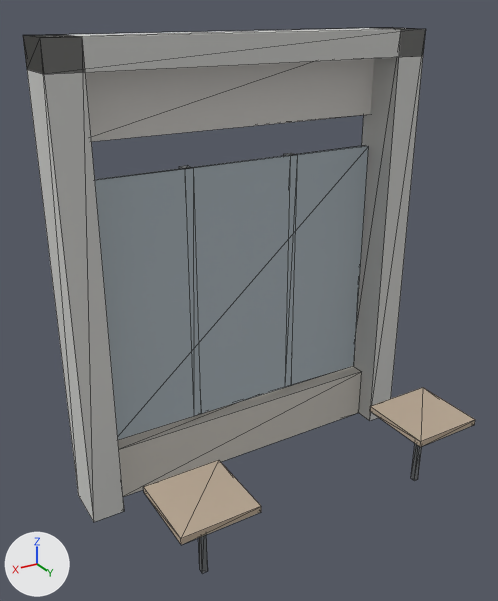
One commit to the glTF model public/models/facade/ground_cafe.lod1.glb: the scene before it, then after it.
One viewpoint serves both versions: a camera (50 mm lens) standing at (3.18, 5.55, 4.41) and looking at (0.3, 0.75, 2.02). The lights are fixed; the arrows at lower left show +X, +Y and +Z. The older version comes first. Mesh edges are drawn as thin lines. Where no turn or scale is listed for an object, it has been applied to the vertices. Vertices at exactly the same position are counted once.

Script lines for the objects in view, before the commit:
```python
mat_concrete_cast = principled_material('concrete_cast')
mat_concrete_cast.base_color = (0.62, 0.62, 0.6)  # light grey #cececb
mat_concrete_cast.roughness = 0.85
mat_glass_shop = principled_material('glass_shop')
mat_glass_shop.base_color = (0.4, 0.46, 0.5)  # grey #aab5bc
mat_glass_shop.roughness = 0.85
mat_metal_painted = principled_material('metal_painted')
mat_metal_painted.base_color = (0.38, 0.4, 0.42)  # grey #a6aaad
mat_metal_painted.metallic = 1.0
mat_metal_painted.roughness = 0.4
mat_plastic_signage = principled_material('plastic_signage')
mat_plastic_signage.base_color = (0.65, 0.63, 0.6)  # light grey #d3d0cb
mat_plastic_signage.roughness = 0.85
mat_timber_bare = principled_material('timber_bare')
mat_timber_bare.base_color = (0.5, 0.4, 0.3)  # beige #bcaa95
mat_timber_bare.roughness = 0.85
mat_timber_painted = principled_material('timber_painted')
mat_timber_painted.base_color = (0.58, 0.55, 0.5)  # light grey #c8c4bc
mat_timber_painted.roughness = 0.85
me_facade_ground_cafe = bpy.data.meshes.new('facade_ground_cafe')
me_facade_ground_cafe.from_pydata(...)  # 92 vertices, 144 faces; spans x -1.8..1.8, y -0.95..0.95, z -2.1..2.1
# faces by material slot: [36, 12, 12, 48, 12, 24]
me_facade_ground_cafe.materials.append(mat_concrete_cast)  # light grey #cececb
me_facade_ground_cafe.materials.append(mat_timber_painted)  # light grey #c8c4bc
me_facade_ground_cafe.materials.append(mat_glass_shop)  # grey #aab5bc
me_facade_ground_cafe.materials.append(mat_metal_painted)  # grey #a6aaad
me_facade_ground_cafe.materials.append(mat_plastic_signage)  # light grey #d3d0cb
me_facade_ground_cafe.materials.append(mat_timber_bare)  # beige #bcaa95
ob_facade_ground_cafe = bpy.data.objects.new('facade_ground_cafe', me_facade_ground_cafe)
ob_facade_ground_cafe.location = (0.0, 0.895, 2.1)
```
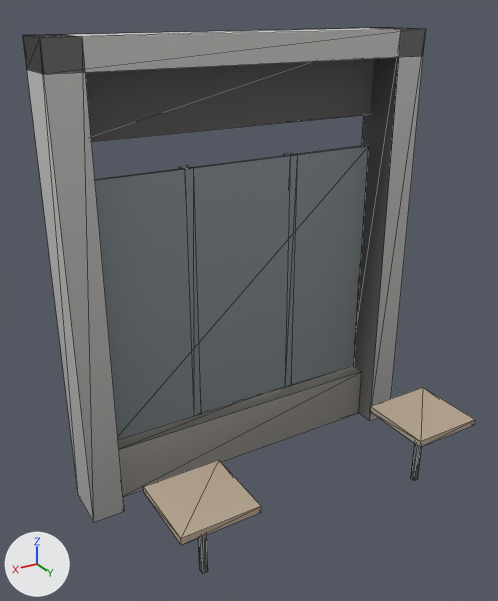
Patch to the scene script:
```diff
--- a/public/models/facade/ground_cafe.lod1.glb.py
+++ b/public/models/facade/ground_cafe.lod1.glb.py
@@ mat_concrete_cast @@
 n0 = _N.new('ShaderNodeBsdfPrincipled'); n0.name = 'Principled BSDF'
-n0.inputs[0].default_value = (0.62, 0.62, 0.6, 1.0)  # 'Base Color', light grey #cececb
 n0.inputs[2].default_value = 0.85  # 'Roughness'
 n1 = _N.new('ShaderNodeOutputMaterial'); n1.name = 'Material Output'
+n2 = _N.new('ShaderNodeMix'); n2.name = 'Mix'
+n2.data_type = 'RGBA'
+n2.blend_type = 'MULTIPLY'
+n2.inputs[0].default_value = 1.0  # 'Factor'
+n2.inputs[7].default_value = (0.62, 0.62, 0.6, 1.0)  # 'B', light grey #cececb
+n3 = _N.new('ShaderNodeVertexColor'); n3.name = 'Color Attribute'
 _L.new(n0.outputs[0], n1.inputs[0])  # 'BSDF' to 'Surface'
+_L.new(n2.outputs[2], n0.inputs[0])  # 'Result' to 'Base Color'
+_L.new(n3.outputs[0], n2.inputs[6])  # 'Color' to 'A'
@@ mat_timber_painted @@
 n0 = _N.new('ShaderNodeBsdfPrincipled'); n0.name = 'Principled BSDF'
-n0.inputs[0].default_value = (0.58, 0.55, 0.5, 1.0)  # 'Base Color', light grey #c8c4bc
 n0.inputs[2].default_value = 0.85  # 'Roughness'
 n1 = _N.new('ShaderNodeOutputMaterial'); n1.name = 'Material Output'
+n2 = _N.new('ShaderNodeMix'); n2.name = 'Mix'
+n2.data_type = 'RGBA'
+n2.blend_type = 'MULTIPLY'
+n2.inputs[0].default_value = 1.0  # 'Factor'
+n2.inputs[7].default_value = (0.58, 0.55, 0.5, 1.0)  # 'B', light grey #c8c4bc
+n3 = _N.new('ShaderNodeVertexColor'); n3.name = 'Color Attribute'
 _L.new(n0.outputs[0], n1.inputs[0])  # 'BSDF' to 'Surface'
+_L.new(n2.outputs[2], n0.inputs[0])  # 'Result' to 'Base Color'
+_L.new(n3.outputs[0], n2.inputs[6])  # 'Color' to 'A'
@@ mat_glass_shop @@
 n0 = _N.new('ShaderNodeBsdfPrincipled'); n0.name = 'Principled BSDF'
-n0.inputs[0].default_value = (0.4, 0.46, 0.5, 1.0)  # 'Base Color', grey #aab5bc
 n0.inputs[2].default_value = 0.85  # 'Roughness'
 n1 = _N.new('ShaderNodeOutputMaterial'); n1.name = 'Material Output'
+n2 = _N.new('ShaderNodeMix'); n2.name = 'Mix'
+n2.data_type = 'RGBA'
+n2.blend_type = 'MULTIPLY'
+n2.inputs[0].default_value = 1.0  # 'Factor'
+n2.inputs[7].default_value = (0.4, 0.46, 0.5, 1.0)  # 'B', grey #aab5bc
+n3 = _N.new('ShaderNodeVertexColor'); n3.name = 'Color Attribute'
 _L.new(n0.outputs[0], n1.inputs[0])  # 'BSDF' to 'Surface'
+_L.new(n2.outputs[2], n0.inputs[0])  # 'Result' to 'Base Color'
+_L.new(n3.outputs[0], n2.inputs[6])  # 'Color' to 'A'
@@ mat_metal_painted @@
 n0 = _N.new('ShaderNodeBsdfPrincipled'); n0.name = 'Principled BSDF'
-n0.inputs[0].default_value = (0.38, 0.4, 0.42, 1.0)  # 'Base Color', grey #a6aaad
 n0.inputs[1].default_value = 1.0  # 'Metallic'
@@ mat_metal_painted @@
 n1 = _N.new('ShaderNodeOutputMaterial'); n1.name = 'Material Output'
+n2 = _N.new('ShaderNodeMix'); n2.name = 'Mix'
+n2.data_type = 'RGBA'
+n2.blend_type = 'MULTIPLY'
+n2.inputs[0].default_value = 1.0  # 'Factor'
+n2.inputs[7].default_value = (0.38, 0.4, 0.42, 1.0)  # 'B', grey #a6aaad
+n3 = _N.new('ShaderNodeVertexColor'); n3.name = 'Color Attribute'
 _L.new(n0.outputs[0], n1.inputs[0])  # 'BSDF' to 'Surface'
+_L.new(n2.outputs[2], n0.inputs[0])  # 'Result' to 'Base Color'
+_L.new(n3.outputs[0], n2.inputs[6])  # 'Color' to 'A'
@@ mat_plastic_signage @@
 n0 = _N.new('ShaderNodeBsdfPrincipled'); n0.name = 'Principled BSDF'
-n0.inputs[0].default_value = (0.65, 0.63, 0.6, 1.0)  # 'Base Color', light grey #d3d0cb
 n0.inputs[2].default_value = 0.85  # 'Roughness'
 n1 = _N.new('ShaderNodeOutputMaterial'); n1.name = 'Material Output'
+n2 = _N.new('ShaderNodeMix'); n2.name = 'Mix'
+n2.data_type = 'RGBA'
+n2.blend_type = 'MULTIPLY'
+n2.inputs[0].default_value = 1.0  # 'Factor'
+n2.inputs[7].default_value = (0.65, 0.63, 0.6, 1.0)  # 'B', light grey #d3d0cb
+n3 = _N.new('ShaderNodeVertexColor'); n3.name = 'Color Attribute'
 _L.new(n0.outputs[0], n1.inputs[0])  # 'BSDF' to 'Surface'
+_L.new(n2.outputs[2], n0.inputs[0])  # 'Result' to 'Base Color'
+_L.new(n3.outputs[0], n2.inputs[6])  # 'Color' to 'A'
@@ mat_timber_bare @@
 n0 = _N.new('ShaderNodeBsdfPrincipled'); n0.name = 'Principled BSDF'
-n0.inputs[0].default_value = (0.5, 0.4, 0.3, 1.0)  # 'Base Color', beige #bcaa95
 n0.inputs[2].default_value = 0.85  # 'Roughness'
 n1 = _N.new('ShaderNodeOutputMaterial'); n1.name = 'Material Output'
+n2 = _N.new('ShaderNodeMix'); n2.name = 'Mix'
+n2.data_type = 'RGBA'
+n2.blend_type = 'MULTIPLY'
+n2.inputs[0].default_value = 1.0  # 'Factor'
+n2.inputs[7].default_value = (0.5, 0.4, 0.3, 1.0)  # 'B', beige #bcaa95
+n3 = _N.new('ShaderNodeVertexColor'); n3.name = 'Color Attribute'
 _L.new(n0.outputs[0], n1.inputs[0])  # 'BSDF' to 'Surface'
+_L.new(n2.outputs[2], n0.inputs[0])  # 'Result' to 'Base Color'
+_L.new(n3.outputs[0], n2.inputs[6])  # 'Color' to 'A'
@@ me_facade_ground_cafe @@
 me_facade_ground_cafe.from_pydata(...)  # 92 vertices, 144 faces; spans x -1.8..1.8, y -0.95..0.95, z -2.1..2.1
-me_facade_ground_cafe.vertices[8].co = (1.8, -0.45, 2.1)  # pixel (39, 37)
-me_facade_ground_cafe.vertices[9].co = (1.8, -0.9, 2.1)  # pixel (22, 35)
-me_facade_ground_cafe.vertices[10].co = (1.5, -0.9, -2.1)
-me_facade_ground_cafe.vertices[11].co = (1.8, -0.9, -2.1)  # pixel (78, 495)
-me_facade_ground_cafe.vertices[12].co = (1.5, -0.9, 2.1)  # pixel (62, 34)
-me_facade_ground_cafe.vertices[13].co = (1.8, -0.45, -2.1)  # pixel (93, 522)
-me_facade_ground_cafe.vertices[14].co = (1.5, -0.45, -2.1)  # pixel (124, 511)
-me_facade_ground_cafe.vertices[15].co = (1.5, -0.45, 2.1)  # pixel (82, 36)
+# me_facade_ground_cafe part 1
+me_facade_ground_cafe.vertices[8].co = (1.5, -0.9, -2.1)
+me_facade_ground_cafe.vertices[9].co = (1.8, -0.9, -2.1)  # pixel (78, 495)
+me_facade_ground_cafe.vertices[10].co = (1.8, -0.9, 2.1)  # pixel (22, 35)
+me_facade_ground_cafe.vertices[11].co = (1.5, -0.9, 2.1)  # pixel (62, 34)
+me_facade_ground_cafe.vertices[12].co = (1.8, -0.45, -2.1)  # pixel (93, 522)
+me_facade_ground_cafe.vertices[13].co = (1.5, -0.45, -2.1)  # pixel (124, 511)
+me_facade_ground_cafe.vertices[14].co = (1.5, -0.45, 2.1)  # pixel (82, 36)
+me_facade_ground_cafe.vertices[15].co = (1.8, -0.45, 2.1)  # pixel (39, 37)
 me_facade_ground_cafe.materials.append(mat_concrete_cast)
```

Changed parts and their boxes [x1, y1, x2, y2] in the pictures (498 x 601 px; the box of a moved part takes in the faces that stretch with it):
'facade_ground_cafe', recoloured, reshaped (darker)
    both: [23, 28, 475, 573]
part 1 of me_facade_ground_cafe, moved or reshaped
    both: [23, 28, 421, 522]
